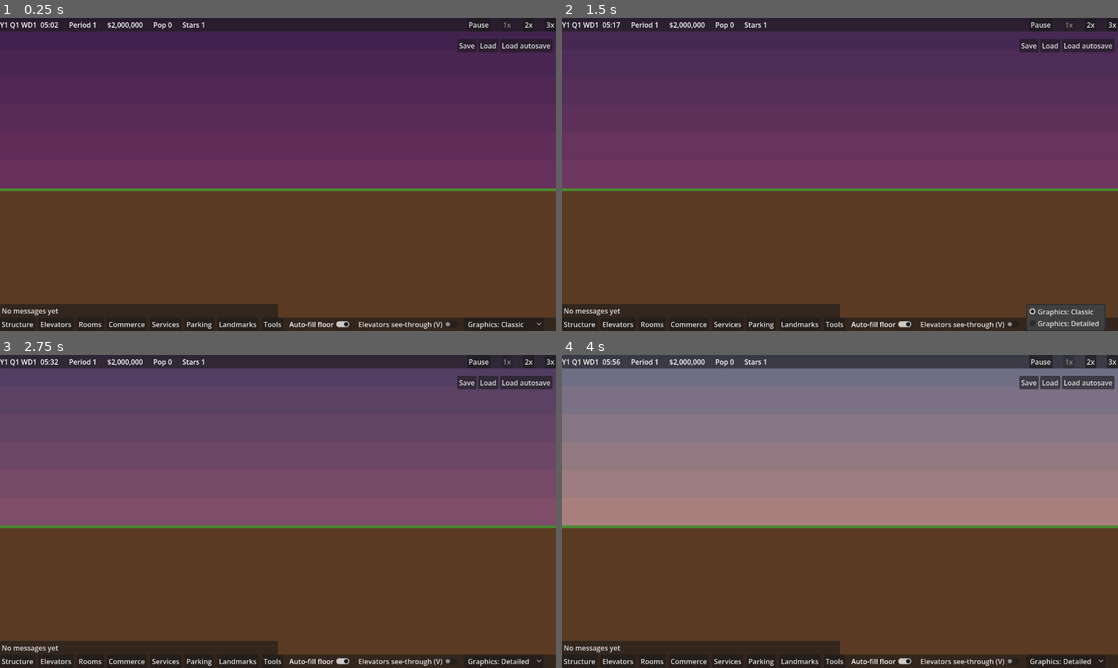
Above: before the commit, frames 1-4 (two rows, left to right).
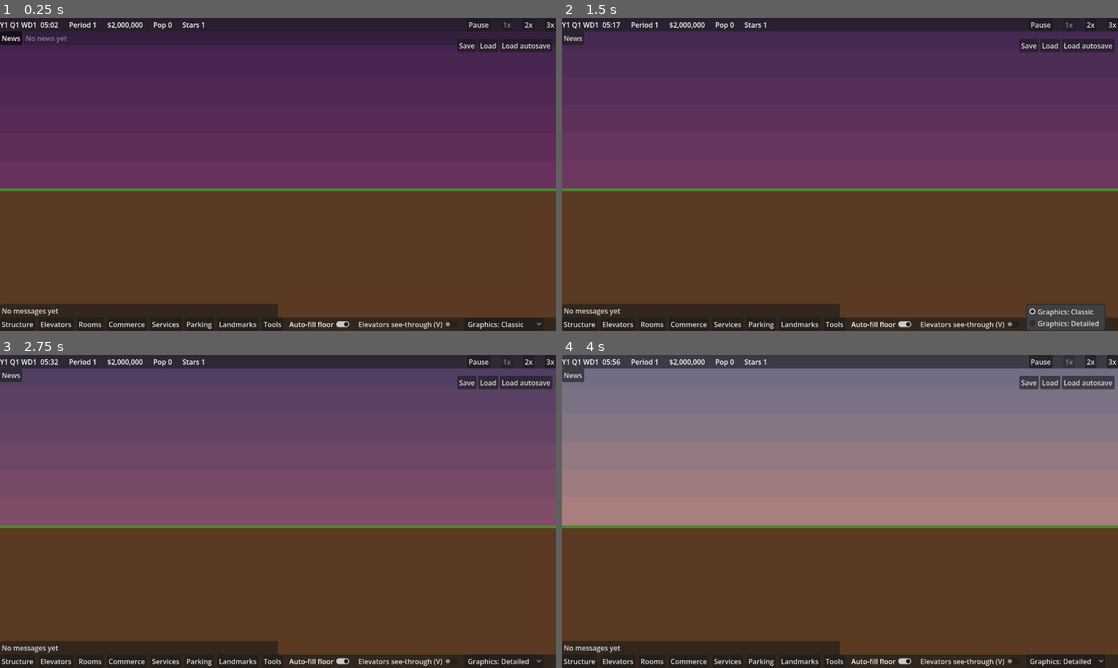
Above: after the commit, the same moments.

Repository: evidencelacking/TowerGame
Game: Godot game, scene res://scenes/main.tscn
Two runs of this game, one before a commit and one after it. Both use one fixed random seed, a clock stepped at 60 frames per second and the inputs below.
Inputs (mouse positions are in pixels of both pictures, inside the frame that each line leads up to):
- Up to frame 1 (0.25 s): no input
- Up to frame 2 (1.5 s): click (573, 36) at 0.5 s, where only the run after the commit has a clickable "News"; click "Graphics: Classic" at 1.25 s
- Up to frame 3 (2.75 s): click "Graphics: Classic" at 2 s
- Up to frame 4 (4 s): click "2x" at 2.75 s; click "1x" at 3.5 s

The runs differ from the first frame. In frame 1, 0.2% of the frame differs, in the area x 0-12%, y 4-9%; in frame 2, 0.2%; in frame 3, 0.2%; in frame 4, 0.2%.

Commit message:
feat: tower news ticker with clickable stories and person history (refs #288)
Co-Authored-By: Claude Sonnet 5.5 <noreply@anthropic.com>

Diff:
--- a/scripts/main.gd
+++ b/scripts/main.gd
@@ -44,6 +44,10 @@
 	room_window.name = "RoomWindow"
 	add_child(room_window)
 	room_window.bind(_tower, $PlacementGhost as PlacementGhost)
+	var news := NewsTicker.new()
+	news.name = "NewsTicker"
+	add_child(news)
+	news.bind(_tower, $TowerCamera as TowerCamera, person_window, room_window)
 	var elevator_window := ElevatorWindow.new()
 	elevator_window.name = "ElevatorWindow"
 	add_child(elevator_window)
--- /dev/null
+++ b/scripts/view/news_feed.gd
@@ -0,0 +1,95 @@
+extends RefCounted
+## The tower news (12.4): life stories (LifeEvents) and notable tower events (Messages) merged into one
+## newest-first list of short sentences with names, each with a click target. Reads the sim only.
+## An item is {"tick", "text", "people": Array[int] of person ids, "room": room id or -1, "floor": floor or 0}.
+
+const LifeScript := preload("res://scripts/sim/life.gd")
+const Msg := preload("res://scripts/sim/messages.gd")
+const MessageLogScript := preload("res://scripts/view/message_log.gd")
+const VC := preload("res://scripts/view/view_consts.gd")
+
+## Message codes that make the news, and what their args say: "floor" (b is a floor), "floor_a" (a is a
+## floor), "room" (a is a room id), "none" (no place).
+const TOWER_STORIES := {
+	Msg.FRIEND_ARRIVED: "floor", Msg.FIRE_STARTED: "floor", Msg.FIRE_OUT: "floor", Msg.ROOM_BURNED: "floor",
+	Msg.VIP_ARRIVED: "room", Msg.VIP_GOOD: "room", Msg.VIP_BAD: "room",
+	Msg.STAR_PROMOTED: "none", Msg.THREAT_NOTICE: "none", Msg.THREAT_FOUND: "floor_a", Msg.THREAT_EXPLODED: "floor_a",
+}
+
+
+static func _floor_name(floor_number: int) -> String:
+	return "B%d" % -floor_number if floor_number < 0 else str(floor_number)
+
+
+## The newest `limit` items, newest first.
+static func latest(tower: Object, limit: int) -> Array[Dictionary]:
+	var items: Array[Dictionary] = []
+	var n: int = tower.life.story_count() - 1
+	while n >= 0 and items.size() < limit:
+		items.append(life_item(tower, n))
+		n -= 1
+	var i: int = tower.messages.count() - 1
+	var kept := 0
+	while i >= 0 and kept < limit:  # messages are oldest first: walk back and stop once enough
+		var item := message_item(tower, tower.messages.entry(i))
+		if not item.is_empty():
+			items.append(item)
+			kept += 1
+		i -= 1
+	items.sort_custom(func(a: Dictionary, b: Dictionary) -> bool: return a["tick"] > b["tick"])
+	return items.slice(0, limit)
+
+
+## Story n of the life log as an item. The sentence names the people, and adds the floor when known.
+static func life_item(tower: Object, n: int) -> Dictionary:
+	var entry: Array[int] = tower.life.story(n)
+	var text: String = tower.life.describe(n, tower.names)
+	var run: Array[int] = tower.grid.run_of(entry[4]) if entry[4] >= 0 else ([] as Array[int])
+	var floor_number := 0 if run.is_empty() else run[0]
+	if floor_number != 0:
+		text += " on floor %s" % _floor_name(floor_number)
+	var people: Array[int] = [entry[2]]
+	if entry[3] >= 0 and (entry[1] == LifeScript.COUPLE or entry[1] == LifeScript.MOVE_IN):
+		people.append(entry[3])
+	return {"tick": entry[0], "text": text, "people": people, "room": entry[4], "floor": floor_number}
+
+
+## A message entry [tick, code, a, b] as an item, or an empty Dictionary when it is not news.
+static func message_item(tower: Object, entry: Array[int]) -> Dictionary:
+	if not TOWER_STORIES.has(entry[1]):
+		return {}
+	var room := -1
+	var floor_number := 0
+	match TOWER_STORIES[entry[1]]:
+		"floor": floor_number = entry[3]
+		"floor_a": floor_number = entry[2]
+		"room":
+			room = entry[2]
+			var run: Array[int] = tower.grid.run_of(room)
+			floor_number = 0 if run.is_empty() else run[0]
+	return {"tick": entry[0], "text": MessageLogScript.describe(entry[1], entry[2], entry[3]), "people": [] as Array[int], "room": room, "floor": floor_number}
+
+
+## The newest `limit` stories that involve this person, newest first, as text.
+static func stories_for(tower: Object, id: int, limit: int) -> Array[String]:
+	var out: Array[String] = []
+	var n: int = tower.life.story_count() - 1
+	while n >= 0 and out.size() < limit:
+		var item := life_item(tower, n)
+		if (item["people"] as Array).has(id):
+			out.append(item["text"])
+		n -= 1
+	return out
+
+
+## Where the camera goes for an item that is not about a person: the middle of its room, else its floor
+## (x is -1.0 then: keep the current column), else Vector2.INF.
+static func place_of(tower: Object, item: Dictionary) -> Vector2:
+	var room: int = item["room"]
+	var run: Array[int] = tower.grid.run_of(room) if room >= 0 else ([] as Array[int])
+	if not run.is_empty():
+		return Vector2((run[1] + run[2] / 2.0) * VC.CELL_W, (VC.floor_to_row(run[0]) + 0.5) * VC.CELL_H)
+	var floor_number: int = item["floor"]
+	if floor_number != 0:
+		return Vector2(-1.0, (VC.floor_to_row(floor_number) + 0.5) * VC.CELL_H)
+	return Vector2.INF
--- /dev/null
+++ b/scripts/view/news_ticker.gd
@@ -0,0 +1,143 @@
+class_name NewsTicker
+extends CanvasLayer
+## The tower news strip (12.4), along the top edge under the HUD bar: the newest stories as one-line
+## buttons, newest first. Click a story about a person to open their window and follow them; a story
+## about a room or floor jumps the camera there (and opens the room). The News button hides the strip.
+## View only: it reads the sim through NewsFeed and sends no commands.
+
+const TowerSim := preload("res://scripts/sim/tower.gd")
+const NewsFeed := preload("res://scripts/view/news_feed.gd")
+
+const SHOWN := 3  ## Stories on the strip.
+const EMPTY_TEXT := "No news yet"
+
+var tower: TowerSim = null
+var camera: TowerCamera = null
+var person_window: PersonWindow = null
+var room_window: RoomWindow = null
+var toggle_button: Button
+var story_buttons: Array[Button] = []
+var _items: Array[Dictionary] = []
+var _root: HBoxContainer
+var _strip: HBoxContainer
+var _shown_key: String = ""
+
+
+func _init() -> void:
+	layer = 3
+	_root = HBoxContainer.new()
+	_root.name = "NewsRow"
+	_root.anchor_right = 1.0
+	_root.mouse_filter = Control.MOUSE_FILTER_IGNORE
+	add_child(_root)
+	toggle_button = Button.new()
+	toggle_button.name = "NewsToggle"
+	toggle_button.text = "News"
+	toggle_button.toggle_mode = true
+	toggle_button.button_pressed = true
+	toggle_button.focus_mode = Control.FOCUS_NONE
+	toggle_button.toggled.connect(set_open)
+	_root.add_child(toggle_button)
+	_strip = HBoxContainer.new()
+	_strip.name = "NewsStrip"
+	_strip.size_flags_horizontal = Control.SIZE_EXPAND_FILL
+	_strip.mouse_filter = Control.MOUSE_FILTER_IGNORE
+	_root.add_child(_strip)
+	for n in SHOWN:
+		var button := Button.new()
+		button.name = "Story%d" % n
+		button.clip_text = true
+		button.alignment = HORIZONTAL_ALIGNMENT_LEFT
+		button.focus_mode = Control.FOCUS_NONE
+		button.size_flags_horizontal = Control.SIZE_EXPAND_FILL
+		button.custom_minimum_size = Vector2(120, 0)
+		button.pressed.connect(activate.bind(n))
+		_strip.add_child(button)
+		story_buttons.append(button)
+
+
+func bind(tower_value: TowerSim, camera_value: TowerCamera, person_value: PersonWindow, room_value: RoomWindow) -> void:
+	tower = tower_value
+	camera = camera_value
+	person_window = person_value
+	room_window = room_value
+	_refresh(true)
+
+
+func is_open() -> bool:
+	return _strip.visible
+
+
+func set_open(on: bool) -> void:
+	if toggle_button.button_pressed != on:
+		toggle_button.set_pressed_no_signal(on)
+	_strip.visible = on
+
+
+## The items on the strip now, newest first.
+func items() -> Array[Dictionary]:
+	return _items
+
+
+func _process(_delta: float) -> void:
+	_sit_below_hud()
+	_refresh(false)
+
+
+## Keeps the strip just under the HUD bar (a sibling node Hud with a Bar), whatever its height.
+func _sit_below_hud() -> void:
+	var bar := get_node_or_null("../Hud/Bar") as Control
+	_root.offset_top = bar.size.y if bar != null else 0.0
+
+
+## The logs are capped, so their counts stop changing when full: the key also holds the newest ticks.
+func _key() -> String:
+	var life_n: int = tower.life.story_count()
+	var msg_n: int = tower.messages.count()
+	var life_tick: int = tower.life.story(life_n - 1)[0] if life_n > 0 else -1
+	var msg_tick: int = tower.messages.entry(msg_n - 1)[0] if msg_n > 0 else -1
+	return "%d:%d:%d:%d" % [life_n, msg_n, life_tick, msg_tick]
+
+
+func _refresh(force: bool) -> void:
+	if tower == null:
+		return
+	var key := _key()
+	if not force and key == _shown_key:
+		return
+	_shown_key = key
+	_items = NewsFeed.latest(tower, SHOWN)
+	for n in SHOWN:
+		var button := story_buttons[n]
+		if n < _items.size():
+			button.text = _items[n]["text"]
+			button.tooltip_text = _items[n]["text"]
+			button.disabled = false
+			button.visible = true
+		else:
+			button.text = EMPTY_TEXT if n == 0 else ""
+			button.tooltip_text = ""
+			button.disabled = true
+			button.visible = n == 0
+
+
+## Clicks story n: a person's story opens their window and follows them; any other story jumps the
+## camera to its room or floor. Returns true when it went somewhere.
+func activate(n: int) -> bool:
+	if tower == null or n < 0 or n >= _items.size():
+		return false
+	var item := _items[n]
+	for id: int in item["people"]:
+		if tower.people.index_of(id) != -1 and person_window != null:
+			person_window.open_person(id)
+			person_window.set_following(true)
+			return true
+	var at := NewsFeed.place_of(tower, item)
+	if at == Vector2.INF or camera == null:
+		return false
+	if at.x < 0.0:
+		at.x = camera.position.x
+	camera.jump_to(at)
+	if room_window != null and item["room"] >= 0 and tower.rooms.kind_of(item["room"]) != "":
+		room_window.show_room(item["room"], true)
+	return true
--- a/scripts/view/person_window.gd
+++ b/scripts/view/person_window.gd
@@ -10,6 +10,9 @@
 const PersonInfo := preload("res://scripts/view/person_info.gd")
 const Ghost := preload("res://scripts/view/placement_ghost.gd")
 const NamesScript := preload("res://scripts/sim/names.gd")
+const NewsFeed := preload("res://scripts/view/news_feed.gd")
+
+const RECENT_STORIES := 3  ## Stories about this person shown in the window.
 
 var tower: TowerSim = null
 var ghost: Ghost = null  ## Read for the active build tool.
@@ -137,9 +140,22 @@
 	var info := PersonInfo.describe(tower, i)
 	var lines := PersonInfo.lines_for(info)
 	lines.append_array(PersonInfo.plan_lines(tower, i))
+	lines.append_array(recent_lines(person_id))
 	panel.show_info(info["name"], lines, info["name"], reset_field)
 	if is_following():
 		_push_follow_target()
+
+
+## "Recent:" then this person's newest stories, one per line; nothing when they have none.
+func recent_lines(id: int) -> Array[String]:
+	var out: Array[String] = []
+	var stories := NewsFeed.stories_for(tower, id, RECENT_STORIES)
+	if stories.is_empty():
+		return out
+	out.append("Recent:")
+	for story in stories:
+		out.append("  " + story)
+	return out
 
 
 func _input(event: InputEvent) -> void:
--- a/scripts/view/tower_camera.gd
+++ b/scripts/view/tower_camera.gd
@@ -111,6 +111,13 @@
 	if _following:
 		_following = false
 		follow_stopped.emit()
+
+
+## Moves the view to centre on a world point at once (a news story's room or floor). Ends any follow.
+func jump_to(target: Vector2) -> void:
+	stop_follow()
+	_focus = _clamp_focus(target)
+	_apply()
 
 
 func _clamp_focus(f: Vector2) -> Vector2:
--- a/tests/run_tests.gd
+++ b/tests/run_tests.gd
@@ -25,6 +25,7 @@
 const TestStackedLinks := preload("res://tests/test_stacked_links.gd")
 const TestTransportArt := preload("res://tests/test_transport_art.gd")
 const TestFollow := preload("res://tests/test_follow.gd")
+const TestNews := preload("res://tests/test_news.gd")
 const TestShafts := preload("res://tests/test_shafts.gd")
 const TestShaftResize := preload("res://tests/test_shaft_resize.gd")
 const TestShaftMachine := preload("res://tests/test_shaft_machine.gd")
@@ -123,6 +124,7 @@
 	TestStackedLinks.run(check)
 	TestTransportArt.run(check)
 	TestFollow.run(check)
+	TestNews.run(check)
 	TestShafts.run(check)
 	TestShaftResize.run(check)
 	TestShaftMachine.run(check)
--- /dev/null
+++ b/tests/test_news.gd
@@ -0,0 +1,83 @@
+extends RefCounted
+## Tower news ticker tests (12.4): every story kind renders a sentence with the names, tower events
+## join the feed, the feed is newest first, a click target resolves to a person, room or floor, and a
+## click does the right thing. Clicking never changes the sim hash.
+
+const TowerSim := preload("res://scripts/sim/tower.gd")
+const LifeScript := preload("res://scripts/sim/life.gd")
+const Msg := preload("res://scripts/sim/messages.gd")
+const NewsFeed := preload("res://scripts/view/news_feed.gd")
+const VC := preload("res://scripts/view/view_consts.gd")
+const TestPersonWindow := preload("res://tests/test_person_window.gd")
+
+
+static func run(check: Callable) -> void:
+	var t := TestPersonWindow._fixture()
+	var a: int = t.people.id_at(0)
+	var b: int = t.people.id_at(1)
+	var condo: int = t.rooms.room_ids()[0]
+	var run: Array[int] = t.grid.run_of(condo)
+	var floor_number: int = run[0]
+
+	# Every life story kind renders a sentence with the person's name.
+	var all_named := true
+	for kind in LifeScript.KIND_COUNT:
+		t.life._record(100 + kind, kind, a, b, condo)
+		var item := NewsFeed.life_item(t, t.life.story_count() - 1)
+		var sentence: String = item["text"]
+		all_named = all_named and sentence.contains(t.names.name_of(a)) and sentence.contains(LifeScript.KIND_NAMES[kind]) and (item["people"] as Array).has(a)
+	check.call(all_named, "news: each of the %d life story kinds renders a sentence with the name" % LifeScript.KIND_COUNT)
+	var couple := NewsFeed.life_item(t, 0)
+	check.call((couple["people"] as Array) == [a, b] and (couple["text"] as String).contains(t.names.name_of(b)), "news: a couple story names and targets both people")
+	check.call((couple["text"] as String).ends_with("on floor %d" % floor_number), "news: a story with a room says its floor")
+
+	# Tower events: each news code renders, other codes are not news.
+	var rendered := true
+	for code: int in NewsFeed.TOWER_STORIES:
+		var item := NewsFeed.message_item(t, [500, code, condo, floor_number] as Array[int])
+		rendered = rendered and not item.is_empty() and (item["text"] as String) != "Something happened" and item["tick"] == 500
+	check.call(rendered, "news: each tower event kind (%d) renders a sentence" % NewsFeed.TOWER_STORIES.size())
+	check.call(NewsFeed.message_item(t, [500, Msg.ROOM_BUILT, 1, 2] as Array[int]).is_empty(), "news: building a room is not news")
+
+	# The feed merges both and is newest first, capped at the limit.
+	t.messages.add(900, Msg.FIRE_STARTED, 0, floor_number)
+	t.life._record(950, LifeScript.PROMOTION, b, -1, condo)
+	var feed := NewsFeed.latest(t, 3)
+	check.call(feed.size() == 3 and feed[0]["tick"] == 950 and feed[1]["tick"] == 900 and feed[2]["tick"] == 105, "news: the feed is newest first and merges life stories with tower events")
+	check.call(NewsFeed.latest(TowerSim.new(1, 0), 5).is_empty(), "news: a new tower has no news")
+
+	# Click targets.
+	var fire := NewsFeed.message_item(t, [900, Msg.FIRE_STARTED, 0, floor_number] as Array[int])
+	var fire_at := NewsFeed.place_of(t, fire)
+	check.call(fire_at.x < 0.0 and is_equal_approx(fire_at.y, (VC.floor_to_row(floor_number) + 0.5) * VC.CELL_H), "news: a floor story targets its floor row")
+	var room_at := NewsFeed.place_of(t, NewsFeed.life_item(t, t.life.story_count() - 1))
+	check.call(is_equal_approx(room_at.x, (run[1] + run[2] / 2.0) * VC.CELL_W), "news: a story with a room targets the middle of the room")
+	check.call(NewsFeed.place_of(t, NewsFeed.message_item(t, [1, Msg.STAR_PROMOTED, 3, 0] as Array[int])) == Vector2.INF, "news: a story with no place has no target")
+
+	# The ticker: shows the newest stories, a click on a person's story opens and follows, a tower story jumps.
+	var camera := TowerCamera.new()
+	var window := TestPersonWindow._window(t)
+	window.camera = camera
+	var ticker := NewsTicker.new()
+	ticker.bind(t, camera, window, null)
+	check.call(ticker.items().size() == NewsTicker.SHOWN and ticker.story_buttons[0].text == feed[0]["text"], "news ticker: the strip shows the newest stories first")
+	var hash_before := t.state_hash()
+	check.call(ticker.activate(0) and window.person_id == b and window.is_following(), "news ticker: clicking a person's story opens their window and follows them")
+	window.close()
+	check.call(ticker.activate(1) and not camera.is_following() and is_equal_approx(camera._focus.y, fire_at.y), "news ticker: clicking a tower story jumps the camera to its floor")
+	check.call(not ticker.activate(9), "news ticker: a click past the last story does nothing")
+	ticker.set_open(false)
+	check.call(not ticker.is_open() and not ticker.toggle_button.button_pressed, "news ticker: the News button hides the strip")
+	ticker.set_open(true)
+	check.call(ticker.is_open(), "news ticker: and shows it again")
+	check.call(t.state_hash() == hash_before, "news ticker: clicking stories leaves the sim hash unchanged")
+
+	# The person window lists their recent stories.
+	window.open_person(a)
+	var recent := window.recent_lines(a)
+	check.call(recent.size() == 1 + PersonWindow.RECENT_STORIES and recent[0] == "Recent:" and recent[1].contains(t.names.name_of(a)), "news: the person window lists their recent stories")
+	check.call(window.recent_lines(-5).is_empty(), "news: a person with no stories lists none")
+	check.call(window.panel.body_text().contains("Recent:"), "news: the open window shows them")
+	ticker.free()
+	window.free()
+	camera.free()
--- a/tools/ui_test.gd
+++ b/tools/ui_test.gd
@@ -84,6 +84,7 @@
 	await _zoom2_cases()
 	await _bulldoze_cases()
 	await _window_cases()
+	await _news_cases()
 	await _behind_cases()
 	await _fill_cases()
 	await _graphics_cases()
@@ -334,6 +335,27 @@
 	_driver.set_paused(false)
 
 
+## News ticker (#288): a story appears on the strip, and clicking it opens that person's window.
+func _news_cases() -> void:
+	await _key(KEY_ESCAPE)
+	var ticker: Node = _main.get_node("NewsTicker")
+	var person_window: Node = _main.get_node("PersonWindow")
+	if _tower.people.count() == 0:
+		_record("news.click", "windows", "Click a news story: the person's window opens", "-", false, "no people to tell a story about", "SKIP")
+		return
+	var id: int = _tower.people.id_at(0)
+	_tower.life._record(_tower.tick, 3, id, -1, -1)  # a promotion story, planted by the harness
+	await _frames(2)
+	var button: Button = ticker.story_buttons[0]
+	var shows := button.text.contains(_tower.names.name_of(id))
+	await _move(button.get_global_rect().get_center())
+	await _click_at(button.get_global_rect().get_center())
+	await _frames(2)
+	_finish_case("news.click", "windows", "Click a news story: the person's window opens", {},
+		shows and person_window.person_id == id, "story text '%s', PersonWindow.person_id is %d, wanted %d" % [button.text, person_window.person_id, id])
+	await _key(KEY_ESCAPE)
+
+
 # ---------------------------------------------------------------- case runners
 
 ## One click with a tool at a cell: verdict read before the click, sim read after.
Not shown, added: scripts/view/news_feed.gd.uid
Not shown, added: scripts/view/news_ticker.gd.uid
Not shown, added: tests/test_news.gd.uid
